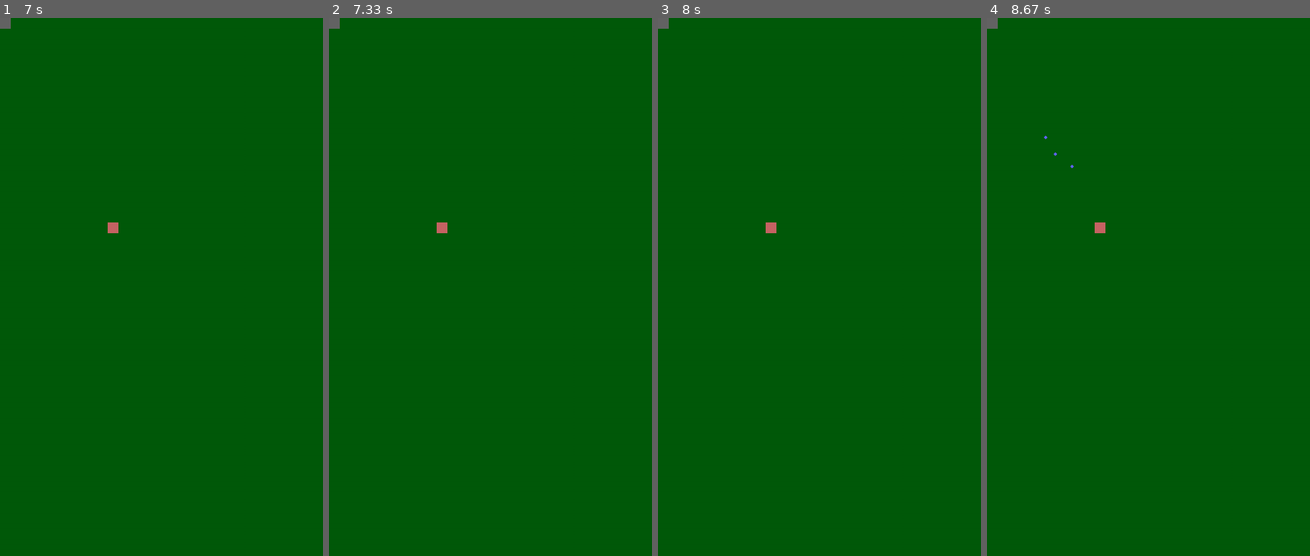
Above: before the commit, frames 1-4 (left to right).
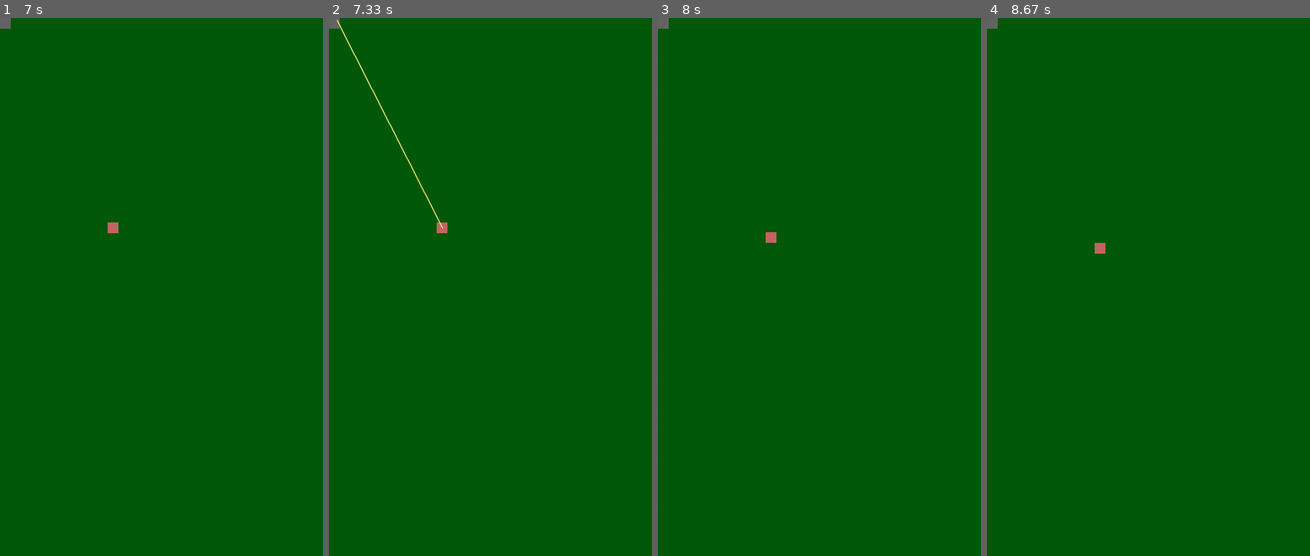
Above: after the commit, the same moments.

Repository: SNIPRS/mnb_halo
Game: pygame game, started from main.py
The game is run twice, just before and just after one commit, with the same random seed, the same clock (stepped at 60 frames per second) and the same inputs.
Inputs:
- Up to frame 1 (7 s): no input
- Up to frame 2 (7.33 s): no input
- Up to frame 3 (8 s): no input
- Up to frame 4 (8.67 s): no input

Frame 1 is identical in both runs. In frame 2, 0.2% of the frame differs, in the area x 2-36%, y 0-40%; in frame 3, 0.1%; in frame 4, 0.2%.

Commit message:
weapon stats

Diff:
--- a/weapons/weapon.py
+++ b/weapons/weapon.py
@@ -6,7 +6,9 @@
 
 import G
 from utils import displacement
-from sprite.firing_effect import BulletEffect, ProjectileEffect
+from weapons.weapon_stats import *
+from sprite.firing_effect import *
+
 
 class Weapon:
     def __init__(self):
@@ -20,22 +22,50 @@
         pass
 
 class AssaultRifle(Weapon): # Placeholder MA5B
-    def __init__(self):
+    def __init__(self, params: Optional[dict] = None):
+        if params is not None:
+            self.init_params(params)
+            return
         # Constants
-        self.mag_cap = 60 # Maximum magazine capacity
-        self.firerate = G.FPS // 20 # Rounds per second
-        self.error = 5 # Error angle in degrees
-        self.aim_time = 1 * G.FPS # Takes this long to aim before firing
-        self.reload_time = (int(5*G.FPS), int(7*G.FPS)) # Seconds: min, max
-        self.burst_range = (4, 16) # min, max
+        self.mag_cap = 60
+        self.firerate = G.FPS // 20
+        self.error = 5
+        self.aim_time = 1 * G.FPS
+        self.reload_time = [int(5*G.FPS), int(7*G.FPS)]
+        self.burst_range = (4, 16)
         self.subburst_probability = 0.05
-        self.subburst_delay = (int(0.2*G.FPS), int(0.5*G.FPS)) # Seconds: min, max
-        self.spread_heat = 1 # Spread increase per shot
-        self.cooldown = [int(3*G.FPS), int(6*G.FPS)] # Time to wait after a burst
-        self.shot_effect = BulletEffect
+        self.subburst_delay = [int(0.2*G.FPS), int(0.5*G.FPS)]
+        self.spread_heat = 1
+        self.cooldown = [int(3*G.FPS), int(6*G.FPS)]
+        self.projectile = BulletEffect
 
         self.fire_sound = pygame.mixer.Sound("./assets/sounds/ar_fire.wav")
         self.reload_sound = pygame.mixer.Sound("./assets/sounds/ar_reload.wav")
+
+        # State variables
+        self.spread = self.error
+        self.mag = self.mag_cap
+        self.firing_timer = self.aim_time
+        self.reload_timer = 0
+        self.firing = False
+        self.burst = min(self.mag, randint(*self.burst_range))
+        self.spread = self.error
+
+    def init_params(self, params: dict): # Reinit after increasing skill
+        self.mag_cap = params['mag_cap']
+        self.firerate = G.FPS // params['firerate']
+        self.error = params['error']
+        self.aim_time = params['aim_time'] * G.FPS
+        self.reload_time = [int(params['reload_time'][0]*G.FPS), int(params['reload_time'][1]*G.FPS)]
+        self.burst_range = (params['burst_range'][0], params['burst_range'][1])
+        self.subburst_probability = params['subburst_probability']
+        self.subburst_delay = [int(params['subburst_delay'][0]*G.FPS), int(params['subburst_delay'][1]*G.FPS)]
+        self.spread_heat = params['spread_heat']
+        self.cooldown = [int(params['cooldown'][0]*G.FPS), int(params['cooldown'][1]*G.FPS)]
+        self.projectile = params['projectile']
+
+        self.fire_sound = params['sound_fire']
+        self.reload_sound = params['sound_reload']
 
         # State variables
         self.spread = self.error
@@ -91,9 +121,8 @@
         return end[0] + r*cos(theta), end[1] + r*sin(theta)
 
     def _shot(self, start: Tuple[float, float], end: Tuple[float, float]):
-        # Fires a single shot
         G.PLAY_SOUND(self.fire_sound)
-        eff = self.shot_effect(start, end)
+        eff = self.projectile(start, end)
         G.FIRING_EFFECTS.add(eff)
 
     def _reload(self):
@@ -110,26 +139,3 @@
     def __init__(self):
         super().__init__()
         # Constants
-        self.mag_cap = 100 # Maximum magazine capacity
-        self.firerate = G.FPS // 8 # Rounds per second
-        self.error = 6 # Error angle in degrees
-        self.aim_time = 2 * G.FPS # Seconds, takes this long to aim before firing
-        self.reload_time = (int(0*G.FPS), int(1*G.FPS)) # Seconds: min, max
-        self.burst_range = (2, 8) # min, max
-        self.subburst_probability = 0.25
-        self.subburst_delay = (int(0.2*G.FPS), int(2*G.FPS)) # Seconds: min, max
-        self.spread_heat = 1 # Spread increase per shot
-        self.cooldown = [5*G.FPS, 10*G.FPS] # Time to wait after a burst
-        self.shot_effect = ProjectileEffect
-
-        self.fire_sound = pygame.mixer.Sound("./assets/sounds/ar_fire.wav")
-        self.reload_sound = pygame.mixer.Sound("./assets/sounds/ar_reload.wav")
-
-        # State variables
-        self.spread = self.error
-        self.mag = self.mag_cap
-        self.firing_timer = self.aim_time
-        self.reload_timer = 0
-        self.firing = False
-        self.burst = min(self.mag, randint(*self.burst_range))
-        self.spread = self.error
--- /dev/null
+++ b/weapons/weapon_stats.py
@@ -0,0 +1,43 @@
+import pygame
+
+from sprite.firing_effect import *
+
+
+
+# Base weapon stats ======================================================
+
+WEAPON_ASSAULT_RIFLE = {
+    'mag_cap': 60, # Magazine capacity
+    'firerate': 20, # Rounds per second
+    'error': 5, # Error angle in degrees
+    'aim_time': 2, # Takes this long to aim before firing
+    'reload_time': [5, 7], # Seconds: min, max
+    'burst_range': [2, 10], # min, max
+    'subburst_probability': 0.05, # Probability of each shot of stopping
+    'subburst_delay': [0.5, 1.5], # Seconds: min, max
+    'spread_heat': 1.5, # Spread increase per shot
+    'cooldown': [4, 6], # Time to wait after a burst
+    'projectile': BulletEffect, # Projectile
+
+    'sound_fire': pygame.mixer.Sound("./assets/sounds/ar_fire.wav"),
+    'sound_reload': pygame.mixer.Sound("./assets/sounds/ar_reload.wav")
+
+}
+
+WEAPON_PLASMA_RIFLE = {
+    'mag_cap': 100,
+    'firerate': 8,
+    'error': 4,
+    'aim_time': 2,
+    'reload_time': [0, 0],
+    'burst_range': [1, 4],
+    'subburst_probability': 0.25,
+    'subburst_delay': [0.5, 1.0],
+    'spread_heat': 2.5,
+    'cooldown': [5, 8],
+    'projectile': ProjectileEffect,
+
+    'sound_fire': pygame.mixer.Sound("./assets/sounds/ar_fire.wav"),
+    'sound_reload': pygame.mixer.Sound("./assets/sounds/ar_reload.wav")
+
+}
